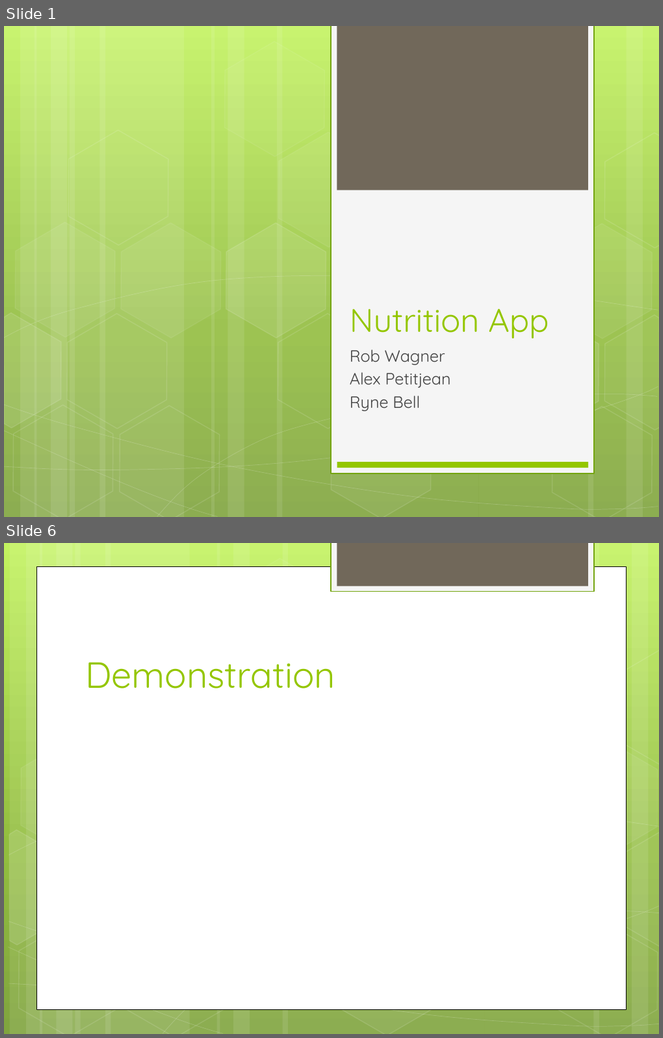
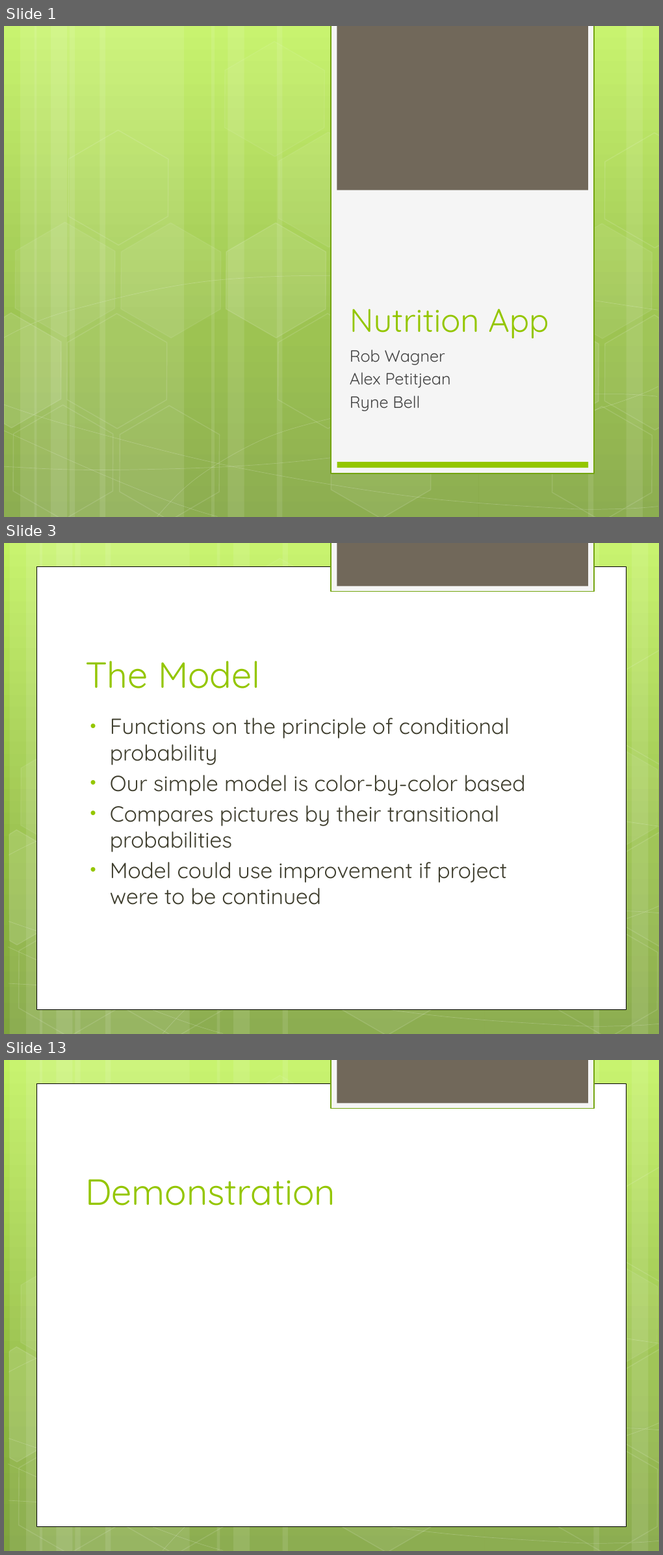
Before and after one commit to petitJAM/Nutrition-App, a slide deck: Documents/Final Presentation/Nutrition App.pptx. Shown one above the other, each under a label of ours: slides 1 and 6 before the commit, slides 1, 3 and 13 after it; the slides between them are not shown. The pictures are 663x1038 and 663x1555 pixels, drawn with LibreOffice and Linux fonts; fonts in the diff are those of the drawing. Boxes give left, top, right and bottom in pixels: in the first picture for what was removed or moved away, otherwise in the second. Text is boxed around its words. In the diff, an @@ line names an element or a change of style, - is before the commit and + after.

```diff
--- a/Documents/Final Presentation/Nutrition App.pptx
+++ b/Documents/Final Presentation/Nutrition App.pptx
@@ slide 3 added at (4,543,659,1034), background gradient #C3F35F to #93BF3F to #81A53E; not listed: 31 template elements that a slide beside it also shows @@
@@ title added at (85,661,260,689), 40 pt, text #94C600 @@
+The Model
@@ text added at (110,718,526,905), 24 pt, text #3E3D2D @@
+• Functions on the principle of conditional probability
+• Our simple model is color-by-color based
+• Compares pictures by their transitional probabilities
+• Model could use improvement if project were to be continued
@@ what was slide 6 is now slide 13 @@
```
Also in this commit, not shown: 4 slides changed, 6 other slides added, 6 slides removed, 3 other files.
